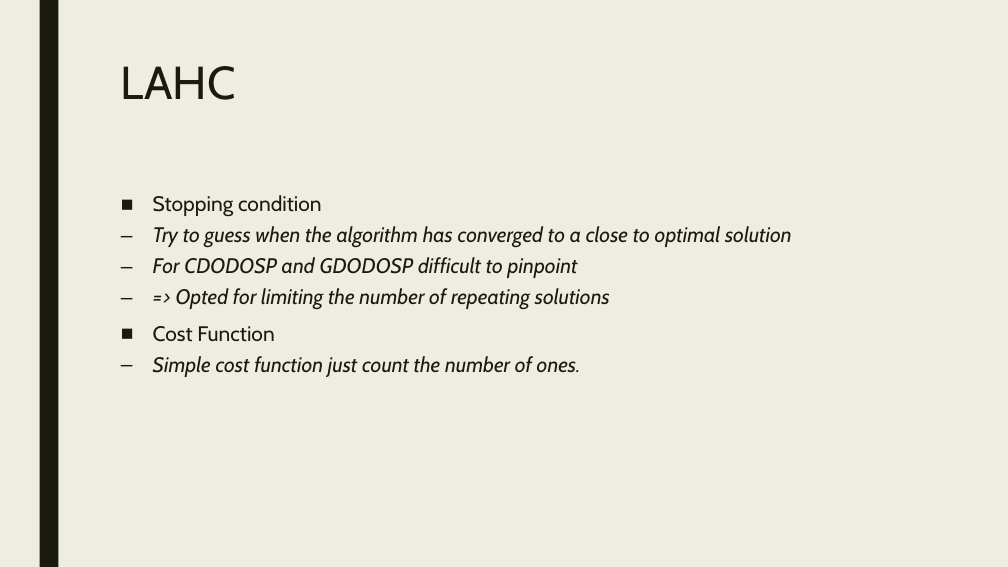
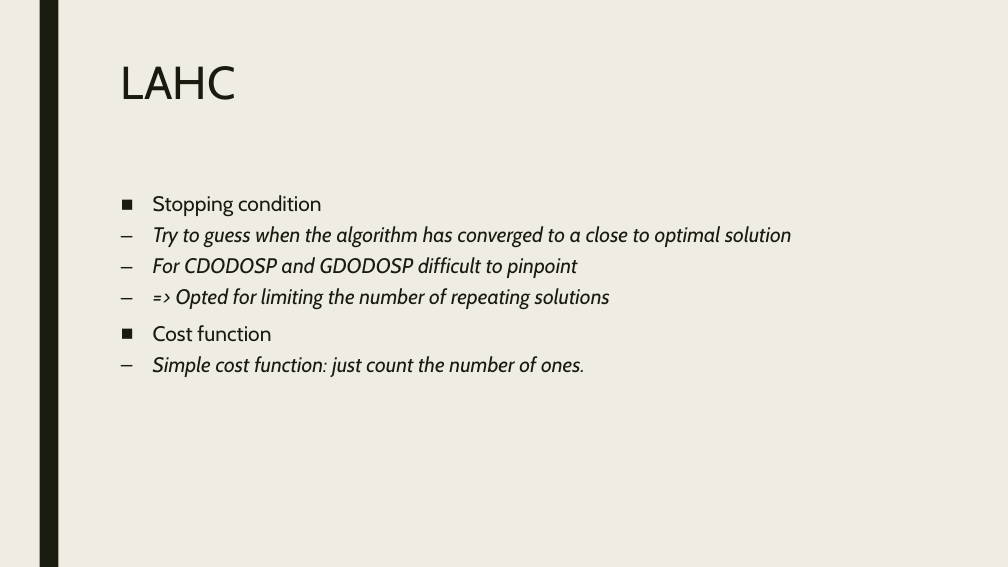
Before and after one commit to BavoGoosens/Capita3, a slide deck: slide 5 of presentation.pptx. Drawn at 1008x567 pixels with LibreOffice and Linux fonts; fonts in the diff are those of the drawing. Boxes give left, top, right and bottom in pixels: in the first picture for what was removed or moved away, otherwise in the second. Text is boxed around its words. In the diff, an @@ line names an element or a change of style, - is before the commit and + after.

```diff
--- a/presentation.pptx
+++ b/presentation.pptx
@@ text at (153, 325, 585, 377): text changed @@
-■ Cost Function
-  – Simple cost function just count the number of ones.
+■ Cost function
+  – Simple cost function: just count the number of ones.
```
Also in this commit, not shown: 3 other slides changed, 1 slide added.
